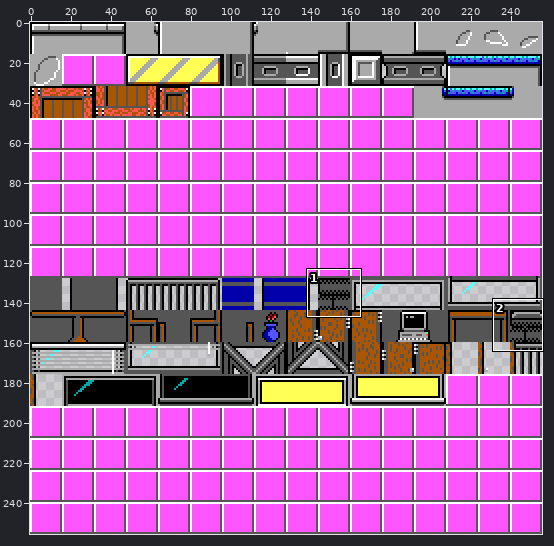
Edited in one commit: sprite sheet (bin/data/tile_sheet.png). The picture above shows the old version from afar; the outline marks the close-up.
Close-up. Before the commit:
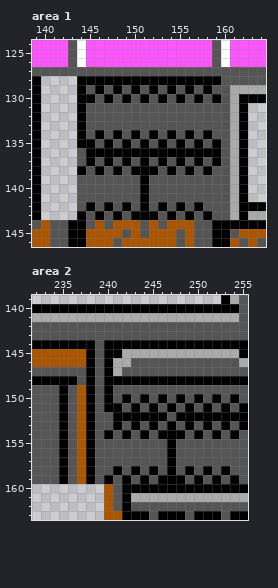
The file is 256x256 pixels. Shown: area 1: x 139..164, y 124..146; area 2: x 232..255, y 139..163. The commit also changed other parts of the picture, which this record leaves out.
The same view after the edit:
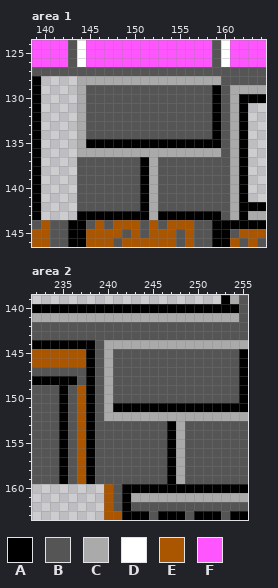
Palette (. is transparent): A #000000  B #555555  C #aaaaaa  D #ffffff  E #aa5500  F #ff55ff
Changes in this commit:
Changed rows in their new state; - is an unchanged pixel.
Area 1:
first column x 144:
128 CCCCCCCCCCCCCCCC
129 C-B-B-B-B-B-B-BA
130 CB-B-B-B-B-B-B--
131 C--------------A
132 C--------------A
133 C--------------A
134 C-B-B-B-B-B-B-BA
135 C-A-A-A-A-A-A-A-
136 CCCCCCCCCCCCCCCC
137 -B-B-B--CB-B-B-B
138 B-B-B-B-C-B-B-B-
139 --------C-------
140 --------C-------
141 --------C-------
142 -B-B-B--CB-B-B--
143 -A-A-A--CA-A-A-A
Area 2:
first column x 240:
144 CCCCCCCCCCCCCCCC
145 CBBBBBBBBBBBBBB-
146 CBB------------A
147 CB-------------A
148 CBBBBBBBBBBBBBB-
149 C--------------A
150 C-B-B-B-B-B-B-BA
151 C-A-A-A-A-A-A-A-
152 CCCCCCCCCCCCCCCC
153 -B-B-B--CB-B-B-B
154 B-B-B-B-C-B-B-B-
155 --------C-------
156 --------C-------
157 --------C-------
158 -B-B-B--CB-B-B--
159 B-B-B-B-C-B-B-B-
Pixel boxes of the changes (left, top, right, bottom) in both close-ups:
changed: (77, 76, 221, 220)
changed: (104, 340, 248, 484)
